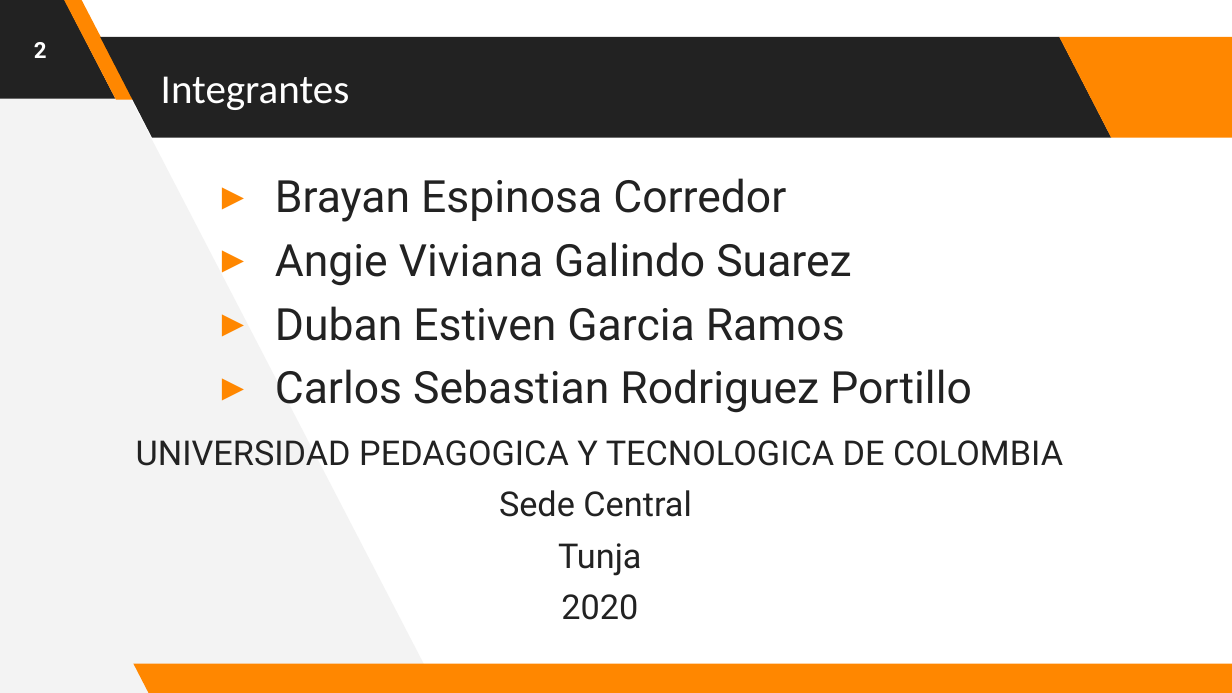
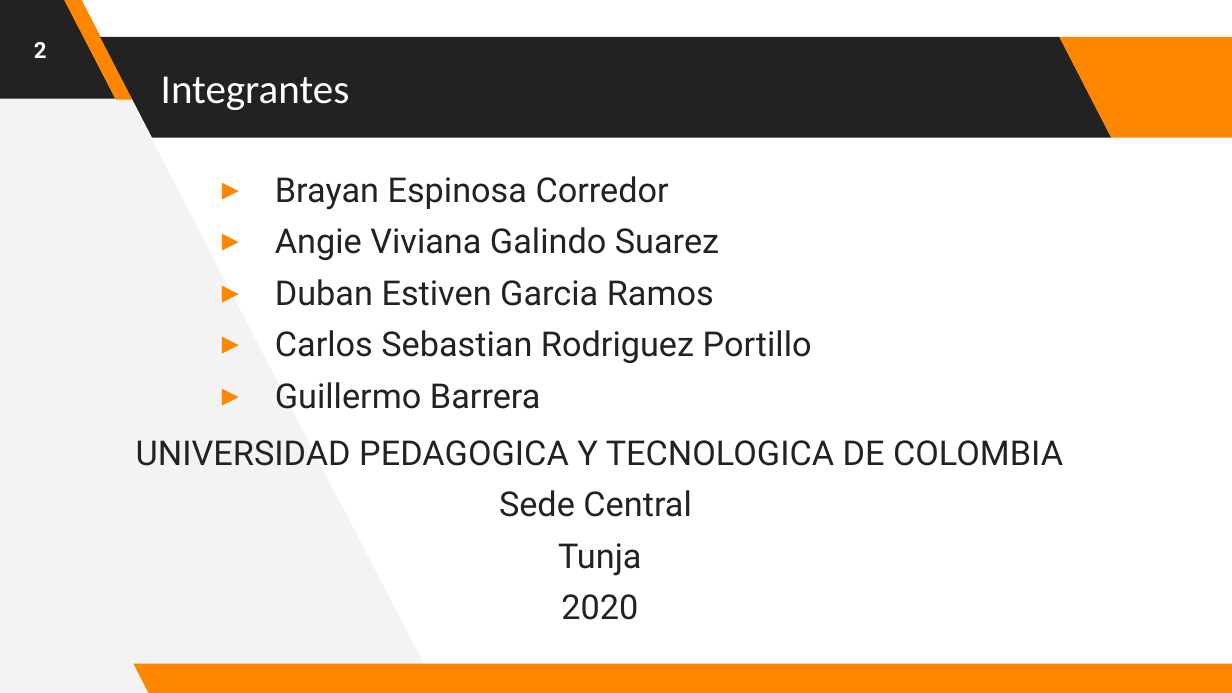
Before and after one commit to DubanGarcia3/ProyectoFinalBOO, a slide deck: slide 2 of Documentos/Presentacion.pptx. Drawn at 1232x693 pixels with LibreOffice and Linux fonts; fonts in the diff are those of the drawing. Boxes give left, top, right and bottom in pixels: in the first picture for what was removed or moved away, otherwise in the second. Text is boxed around its words. In the diff, an @@ line names an element or a change of style, - is before the commit and + after.

```diff
--- a/Documentos/Presentacion.pptx
+++ b/Documentos/Presentacion.pptx
@@ text at box(275, 176, 812, 363): size 26 to 20 pt in "Brayan Espinosa Corredor", "Angie Viviana Galindo Suarez", "Duban Estiven Garcia Ramos", "Carlos Sebastian Rodriguez Portillo" @@
@@ text at box(275, 382, 541, 409): paragraph added @@
+▸ Guillermo Barrera
```
Also in this commit, not shown: 1 other slide changed, 9 other files.
